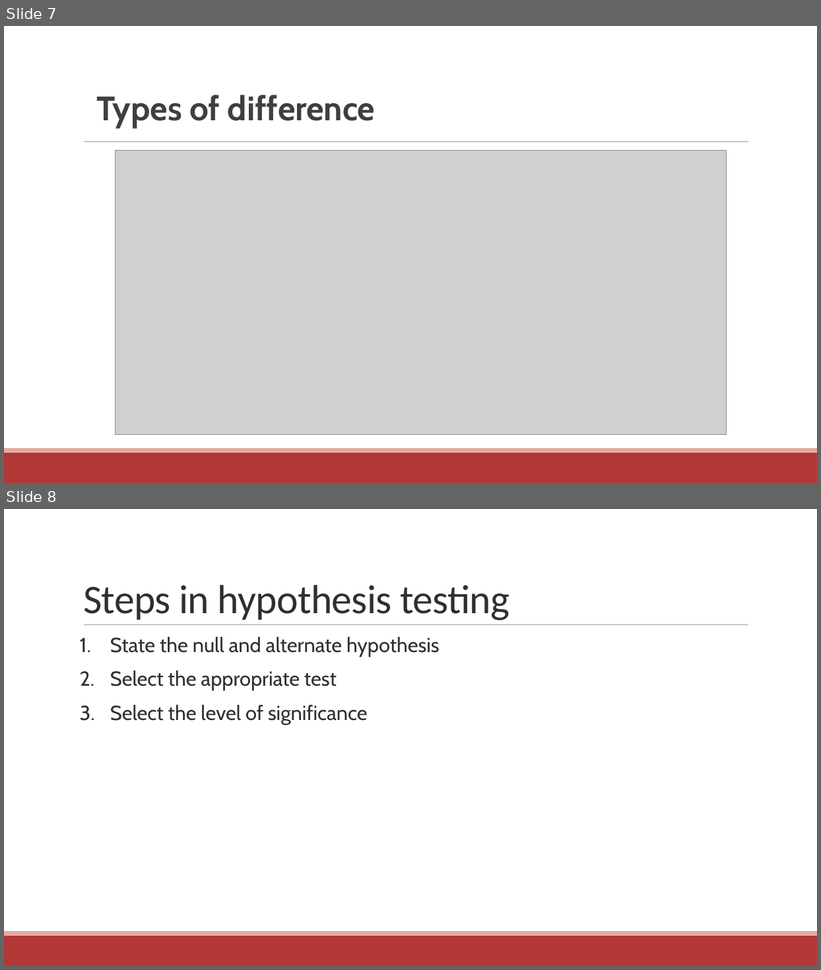
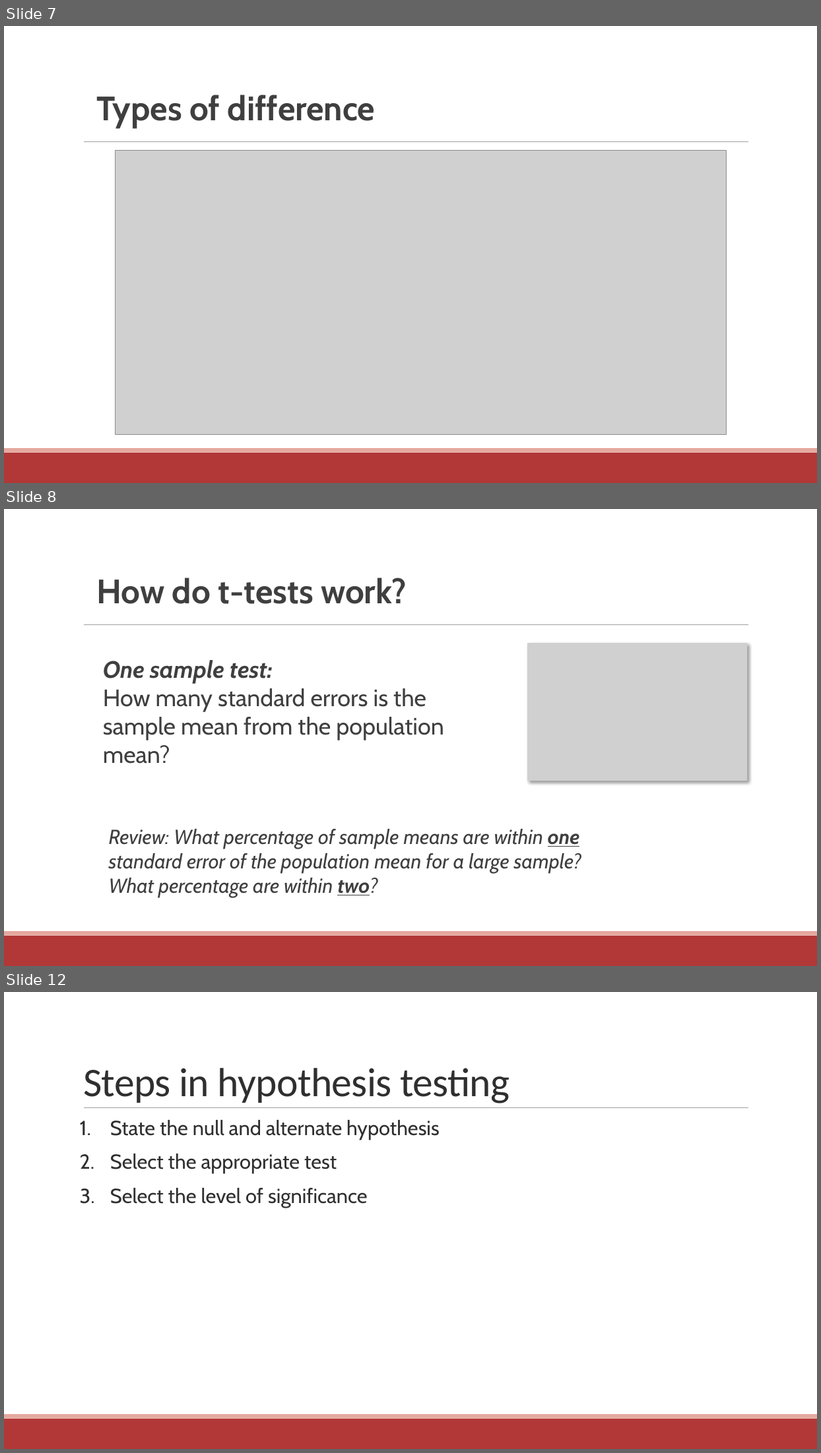
Before and after one commit to communitymaplab/geog4300_datascience, a slide deck: in_class_slides/geog4300_L13 Hypotheses and one sample tests and normality.pptx. Shown one above the other, each under a label of ours: slides 7 and 8 before the commit, slides 7, 8 and 12 after it; the slides between them are not shown. The pictures are 821x970 and 821x1453 pixels, drawn with LibreOffice and Linux fonts; fonts in the diff are those of the drawing; grey boxes stand for pictures. Boxes give left, top, right and bottom in pixels: in the first picture for what was removed or moved away, otherwise in the second. Text is boxed around its words. In the diff, an @@ line names an element or a change of style, - is before the commit and + after.

```diff
--- a/in_class_slides/geog4300_L13 Hypotheses and one sample tests and normality.pptx
+++ b/in_class_slides/geog4300_L13 Hypotheses and one sample tests and normality.pptx
@@ slide 8 added at (4, 509, 817, 966), background #FFFFFF; not listed: 3 template elements that a slide beside it also shows @@
@@ text added at (96, 578, 407, 604), 40 pt, text #3F3F3F, bold @@
+How do t-tests work?
@@ picture added at (527, 643, 748, 781) @@
@@ text added at (103, 660, 444, 764), 28 pt, text #3F3F3F @@
+One sample test:
+How many standard errors is the sample mean from the population mean?
@@ text added at (109, 829, 582, 898), 24 pt, text #3F3F3F, italic @@
+Review: What percentage of sample means are within one standard error of the population mean for a large sample? What percentage are within two?
@@ what was slide 8 is now slide 12 @@
```
Also in this commit, not shown: 2 slides changed, 4 other slides added, 2 other files.
